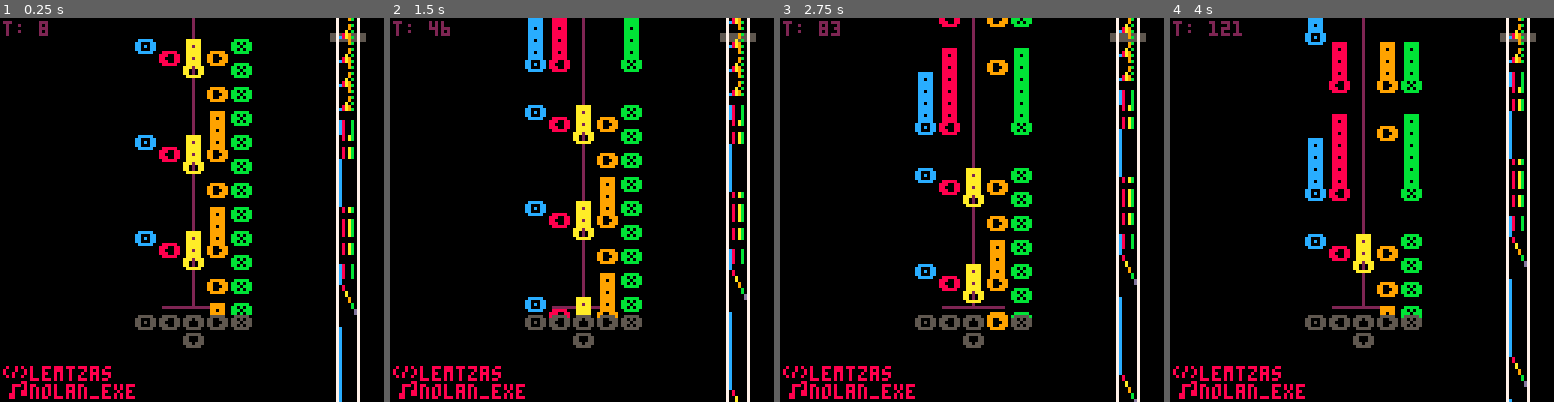
Above: before the commit, frames 1-4 (left to right).
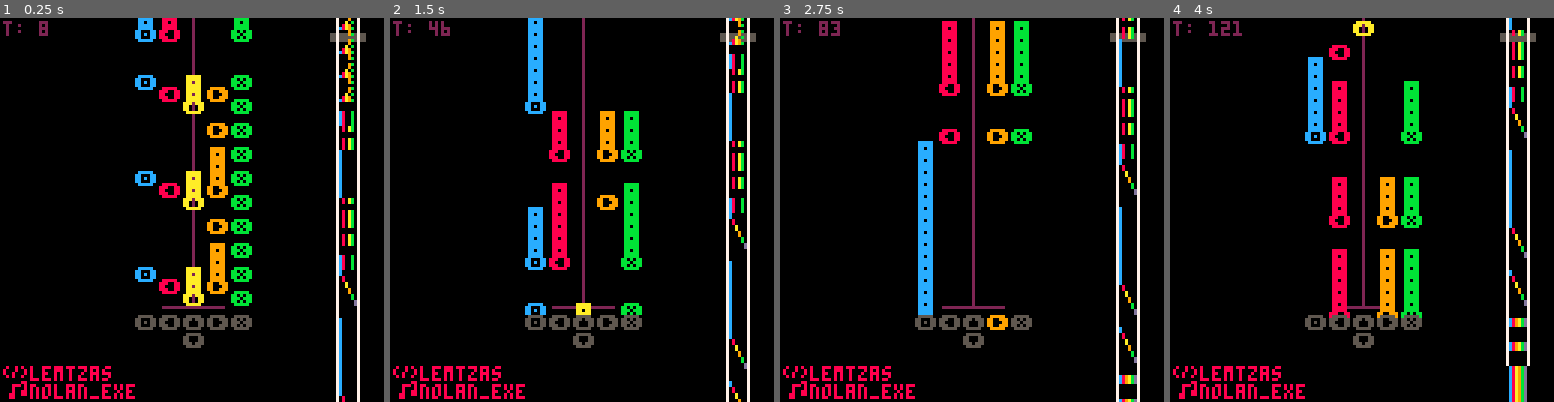
Above: after the commit, the same moments.

Repository: lemtzas/pico-beats
Game: PICO-8 cartridge beats.p8
Same seed, same stepped clock (60 frames per second), same inputs: the game is played once before the commit and once after it.
Inputs:
- Up to frame 1 (0.25 s): no input
- Up to frame 2 (1.5 s): tap X (X key) at 0.33, 1.07 s; tap O (Z key) at 0.7 s
- Up to frame 3 (2.75 s): hold Right 1.6-2.1 s; tap O (Z key) at 1.7, 2.1, 2.5 s; tap X (X key) at 1.85 s; hold Up 2.15-2.42 s; hold Right from 2.47 s (still down)
- Up to frame 4 (4 s): tap O (Z key) at 2.9, 3.3, 3.7 s; tap X (X key) at 2.97 s; release Right at 3.03 s; hold Left 3.08-3.58 s; hold Down 3.63-3.97 s

The runs differ from the first frame. In frame 1, 9.2% of the frame differs, in the area x 35-93%, y 0-100%; in frame 2, 9.1%; in frame 3, 9.1%; in frame 4, 10%, in the area x 35-94%, y 0-100%.

Commit message:
reducing tokens

Diff:
--- a/beats.p8
+++ b/beats.p8
@@ -3,50 +3,22 @@
 __lua__
 
 ------------------------- dat --
-local t = 0;
-local bdat = {}
-bdat[4] = -- o
- { x=-19, y=3, sym="🅾️", col=12 }
-bdat[0] = -- left
- { x=-11, y=3, sym="⬅️", col= 8 }
-bdat[2] = -- up
- { x= -3, y=3, sym="⬆️", col=10 }
-bdat[1] = -- right
- { x=  5, y=3, sym="➡️", col= 9 }
-bdat[5] = -- x
- { x= 13, y=3, sym="❎", col=11 }
-
-bdat[3] = -- down (unused)
- { x= -3, y=9, sym="⬇️", col=13 }
-
+t = 0
 local odat = {
- bdat[4],
- bdat[0],
- bdat[2],
- bdat[1],
- bdat[5],
- bdat[3]
-}
---
--- print("⬅️",-11, 3, btnt(0, 8,5))
--- print("⬆️", -3, 3, btnt(2,10,5))
--- print("➡️",  5, 3, btnt(1, 9,5))
--- print("🅾️",-19, 3, btnt(4,12,5))
--- print("❎", 13, 3, btnt(5,13,5))
-who =
- "lemtzas\n"..
- "nolan_exe"
-local songs = {
- first = {
-  name = "wood",
-  rate = 5
- }
-}
+ { b=4, x=-19, y=3, -- o
+   sym="🅾️", col=12 },
+ { b=0, x=-11, y=3, -- left
+   sym="⬅️", col= 8 },
+ { b=2, x= -3, y=3, -- up
+   sym="⬆️", col=10 },
+ { b=1, x=  5, y=3, -- right
+   sym="➡️", col= 9 },
+ { b=5, x= 13, y=3, -- x
+   sym="❎", col=11 },
+ { b=3, x= -3, y=9, -- down
+   sym="⬇️", col=13 }}
 
 ------------------------ help --
-function btnt(i,a,b)
- return btn(i) and a or b
-end
 
 ------------------------ init --
 function _init()
@@ -62,7 +34,7 @@
 function draw_map()
  local measurey = -90
  local measurex = 48
- local speed = 7 -- high = slow
+ local speed = 2 -- high = slow
  local offset = flr(t/speed)
  local interp = t/speed - offset
  -- beat map
@@ -117,15 +89,16 @@
 
 -- keys
 print("t: "..t,-63,-95,2)
-for i=0,5 do
- b = bdat[i]
+for i=1,6 do
+ b = odat[i]
  print(b.sym, b.x, b.y,
-  btnt(i,b.col,5))
+  btn(b.b) and b.col or 5)
 end
 
 -- who
-print(who,-54, 20, 8)
 spr(1,-63,20,1,2)
+print("lemtzas\nnolan_exe",
+ -54, 20, 8)
 
 end
 
